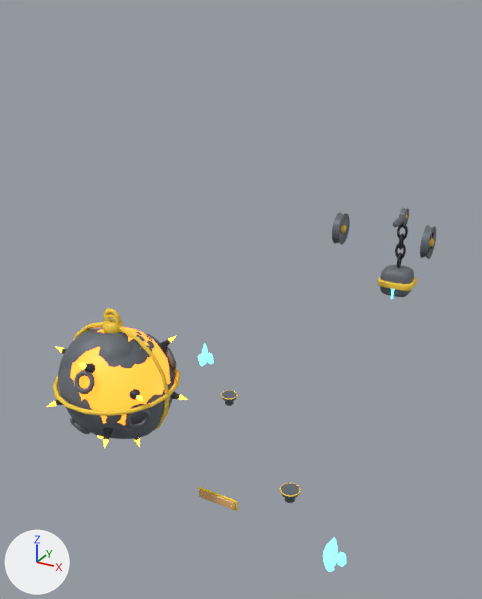
The FBX model store-assets/buildings/WreckingCrane/fbx/WreckingCrane_T5_Upgrades.fbx: old version first, new version second.
Rendered twice from a 50 mm camera at (4.4, -8.61, 7.28) aimed at (-0.04, -0.54, 3.24). Every picture has the same lights, and +X, +Y and +Z are marked at lower left. The older version comes first. Where no turn or scale is listed for an object, it has been applied to the vertices. Vertices at exactly the same position are counted once.

In view in the first picture: 'WreckingCraneT5U1Ball', 'WreckingCraneT5U1BallGlow', 'WreckingCraneT5U2Lamp1Glow', 'WreckingCraneT5U2Lamp2Glow', 'WreckingCraneT5U3Counterweight', 'WreckingCraneT5U3CounterweightGlow', 'WreckingCraneT5U3Pulley1', 'WreckingCraneT5U3Pulley2', 'WreckingCraneT5U5Ball', 'WreckingCraneT5U5BallGlow' and 3 more.
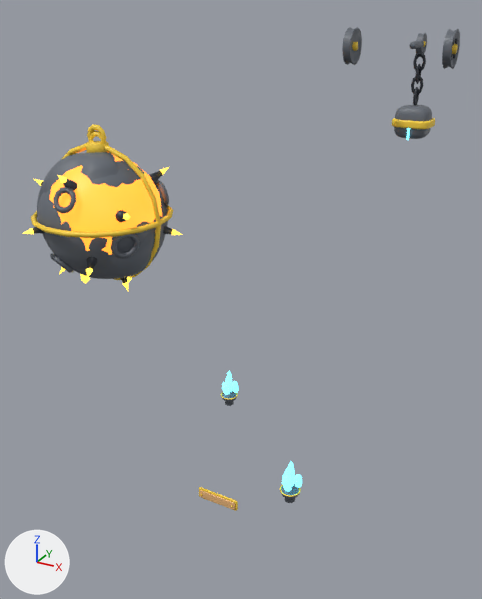
What changed in the scene script:
```text
Change me_wreckingcranet5u2lamp2glow_001:
    remove me_wreckingcranet5u2lamp2glow_001.from_pydata(...)  # 104 vertices, 120 faces; spans x -2.355..-2.006, y 1.645..1.973, z 0.426..0.896
    add me_wreckingcranet5u2lamp2glow_001.from_pydata(...)  # 104 vertices, 120 faces; spans x -1.248..-0.899, y 0.729..1.057, z 0.549..1.019
    me_wreckingcranet5u2lamp2glow_001 part 2: the whole mesh is moved by (1.107, -0.916, 0.123)
Change me_wreckingcranet5u3counterweightglow_001:
    remove me_wreckingcranet5u3counterweightglow_001.from_pydata(...)  # 48 vertices, 36 faces; spans x 1.6..1.781, y 1.495..1.986, z 2.835..3.1
    add me_wreckingcranet5u3counterweightglow_001.from_pydata(...)  # 48 vertices, 36 faces; spans x 1.6..1.781, y 1.495..1.986, z 5.434..5.7
    me_wreckingcranet5u3counterweightglow_001 part 4: the whole mesh is moved by (0.0, 0.0, 2.6)
Change me_wreckingcranet5u5ball_001:
    remove me_wreckingcranet5u5ball_001.from_pydata(...)  # 1180 vertices, 1830 faces; spans x -2.43..-0.52, y -2.75..-0.87, z 1.15..3.28
    add me_wreckingcranet5u5ball_001.from_pydata(...)  # 1180 vertices, 1830 faces; spans x -2.43..-0.52, y -2.75..-0.87, z 3.75..5.88
    me_wreckingcranet5u5ball_001 part 8: the whole mesh is moved by (0.0, 0.0, 2.6)
Change me_wreckingcranet5u5ballglow_001:
    remove me_wreckingcranet5u5ballglow_001.from_pydata(...)  # 182 vertices, 220 faces; spans x -2.29..-0.66, y -2.62..-1.0, z 1.14..2.91
    add me_wreckingcranet5u5ballglow_001.from_pydata(...)  # 182 vertices, 220 faces; spans x -2.29..-0.66, y -2.62..-1.0, z 3.74..5.51
    me_wreckingcranet5u5ballglow_001 part 9: the whole mesh is moved by (0.0, 0.0, 2.6)
Change me_wreckingcranet5u3pulley2_001:
    remove me_wreckingcranet5u3pulley2_001.from_pydata(...)  # 208 vertices, 254 faces; spans x 0.959..1.09, y 0.439..0.923, z 3.933..4.417
    add me_wreckingcranet5u3pulley2_001.from_pydata(...)  # 208 vertices, 254 faces; spans x 0.959..1.09, y 0.439..0.923, z 6.532..7.017
    me_wreckingcranet5u3pulley2_001 part 3: the whole mesh is moved by (0.0, 0.0, 2.6)
Change me_wreckingcranet5u3counterweight_001:
    remove me_wreckingcranet5u3counterweight_001.from_pydata(...)  # 850 vertices, 890 faces; spans x 1.395..1.985, y 1.261..2.001, z 2.834..4.326
    add me_wreckingcranet5u3counterweight_001.from_pydata(...)  # 850 vertices, 890 faces; spans x 1.395..1.985, y 1.261..2.001, z 5.433..6.926
    me_wreckingcranet5u3counterweight_001 part 1: the whole mesh is moved by (0.0, 0.0, 2.6)
Change me_wreckingcranet5u2lamp1glow_001:
    remove me_wreckingcranet5u2lamp1glow_001.from_pydata(...)  # 104 vertices, 120 faces; spans x 2.034..2.383, y -2.24..-1.911, z 0.426..0.896
    add me_wreckingcranet5u2lamp1glow_001.from_pydata(...)  # 104 vertices, 120 faces; spans x 0.927..1.276, y -1.196..-0.868, z 0.549..1.019
    me_wreckingcranet5u2lamp1glow_001 part 7: the whole mesh is moved by (-1.107, 1.043, 0.123)
Change me_wreckingcranet5u1ballglow_001:
    remove me_wreckingcranet5u1ballglow_001.from_pydata(...)  # 210 vertices, 270 faces; spans x -2.51..-0.45, y -2.8..-0.73, z 1.05..2.83
    add me_wreckingcranet5u1ballglow_001.from_pydata(...)  # 210 vertices, 270 faces; spans x -2.51..-0.45, y -2.8..-0.73, z 3.65..5.43
    me_wreckingcranet5u1ballglow_001 part 10: the whole mesh is moved by (0.0, 0.0, 2.6)
Change me_wreckingcranet5u1ball_001:
    remove me_wreckingcranet5u1ball_001.from_pydata(...)  # 824 vertices, 1542 faces; spans x -2.49..-0.47, y -2.78..-0.75, z 1.07..3.2
    add me_wreckingcranet5u1ball_001.from_pydata(...)  # 824 vertices, 1542 faces; spans x -2.49..-0.47, y -2.78..-0.75, z 3.67..5.8
    me_wreckingcranet5u1ball_001 part 5: the whole mesh is moved by (0.0, 0.0, 2.6)
Change me_wreckingcranet5u3pulley1_001:
    remove me_wreckingcranet5u3pulley1_001.from_pydata(...)  # 208 vertices, 254 faces; spans x 2.29..2.422, y 0.439..0.923, z 3.933..4.417
    add me_wreckingcranet5u3pulley1_001.from_pydata(...)  # 208 vertices, 254 faces; spans x 2.29..2.422, y 0.439..0.923, z 6.532..7.017
    me_wreckingcranet5u3pulley1_001 part 6: the whole mesh is moved by (0.0, 0.0, 2.6)
```

What differs and where, as boxes (x1, y1, x2, y2) in the pictures (482 x 599 px):
'WreckingCraneT5U5Ball', moved: before (52, 308, 180, 439); after (30, 124, 173, 280)
'WreckingCraneT5U5BallGlow', moved: before (70, 327, 170, 439); after (49, 154, 162, 284)
'WreckingCraneT5U1Ball', moved: before (55, 313, 180, 440); after (33, 131, 173, 283)
'WreckingCraneT5U3Counterweight', moved: before (378, 208, 417, 297); after (392, 33, 435, 139)
'WreckingCraneT5U3Pulley2', moved: before (332, 212, 350, 245); after (342, 27, 362, 65)
'WreckingCraneT5U3Pulley1', moved: before (420, 225, 437, 259); after (442, 29, 460, 69)
'WreckingCraneT5U2Lamp1Glow', moved: before (323, 538, 346, 572); after (282, 461, 302, 491)
'WreckingCraneT5U1BallGlow', moved: before (46, 335, 188, 449); after (22, 167, 182, 291)
'WreckingCraneT5U2Lamp2Glow', moved: before (198, 343, 213, 366); after (222, 371, 239, 395)
'WreckingCraneT5U3CounterweightGlow', moved: before (391, 289, 395, 299); after (406, 128, 411, 140)
